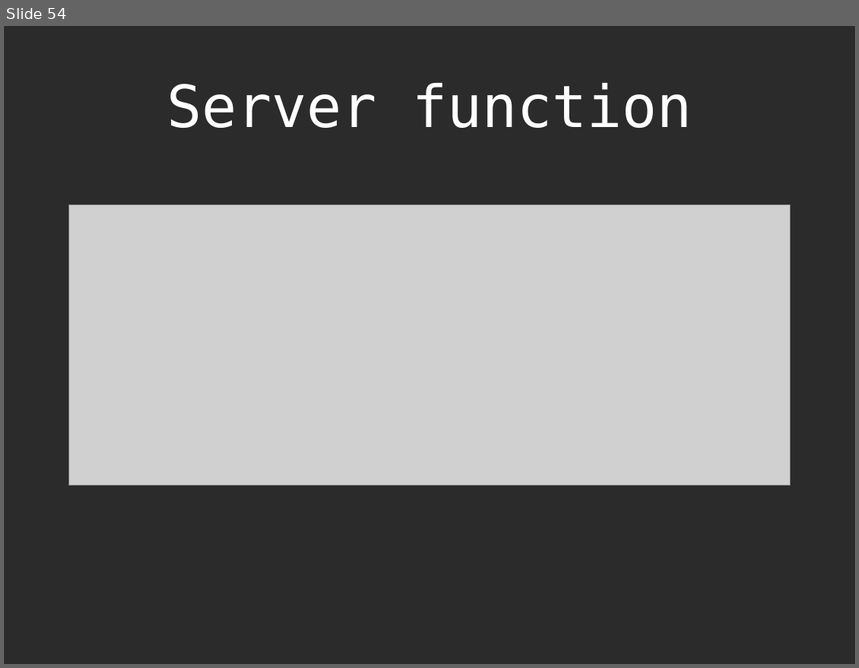
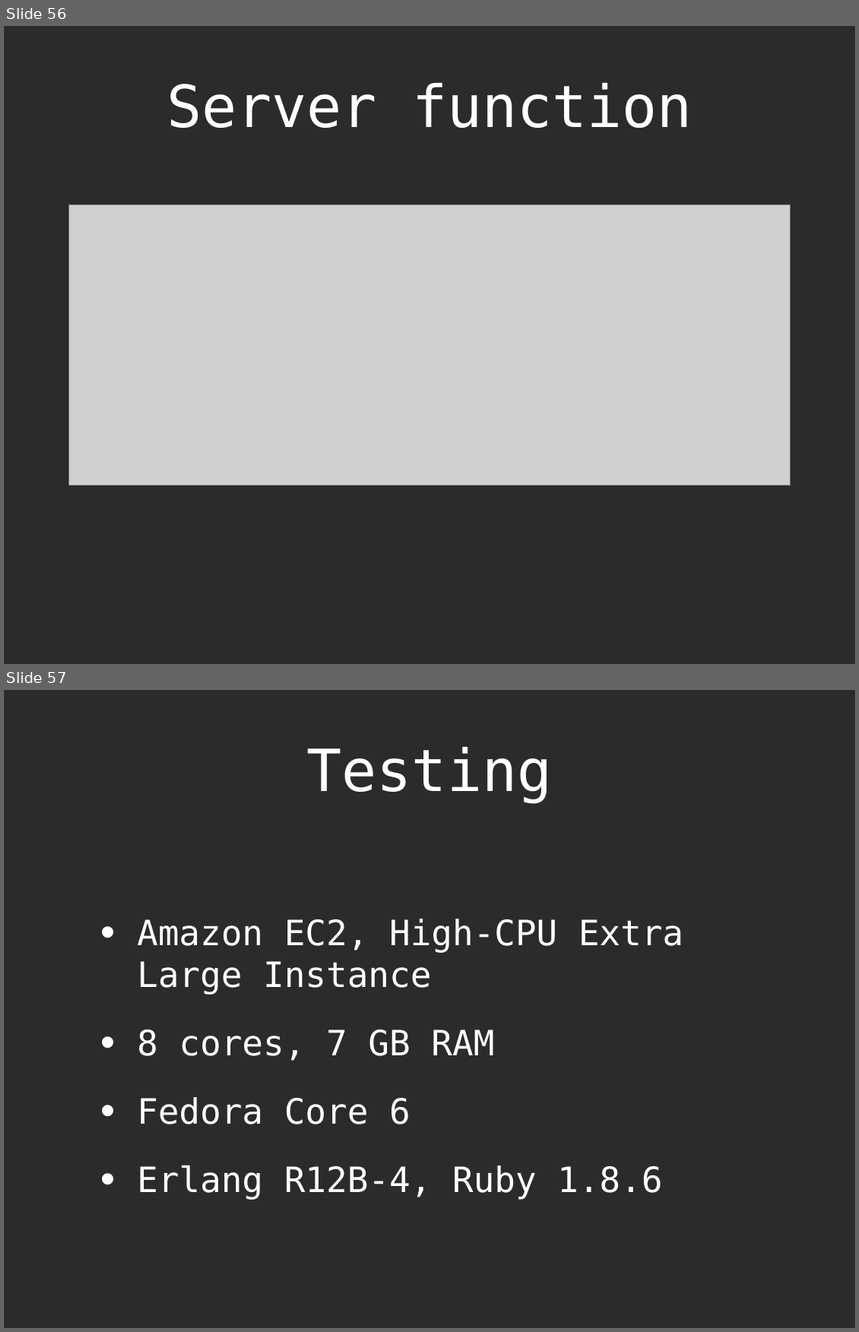
Before and after one commit to btedev/erlang_md5crack, a slide deck: presentation/Erlang.ppt. Shown one above the other, each under a label of ours: slide 54 before the commit, slides 56 and 57 after it. The pictures are 859x668 and 859x1332 pixels, drawn with LibreOffice and Linux fonts; fonts in the diff are those of the drawing; grey boxes stand for pictures; background and template pictures are left out; a plain dark background stands for a picture behind light text. Boxes give left, top, right and bottom in pixels: in the first picture for what was removed or moved away, otherwise in the second. Text is boxed around its words. In the diff, an @@ line names an element or a change of style, - is before the commit and + after.

```diff
--- a/presentation/Erlang.ppt
+++ b/presentation/Erlang.ppt
@@ slide 57 added at (4,690,855,1328), background picture (left out) @@
@@ title added at (307,747,553,804), 70 pt, text #FFFFFF @@
+Testing
@@ text added at (137,919,683,1200), 42 pt, text #FFFFFF @@
+• Amazon EC2, High-CPU Extra Large Instance
+• 8 cores, 7 GB RAM
+• Fedora Core 6
+• Erlang R12B-4, Ruby 1.8.6
@@ what was slide 54 is now slide 56 @@
```
Also in this commit, not shown: 12 slides changed, 3 other slides added, 15 other files.
